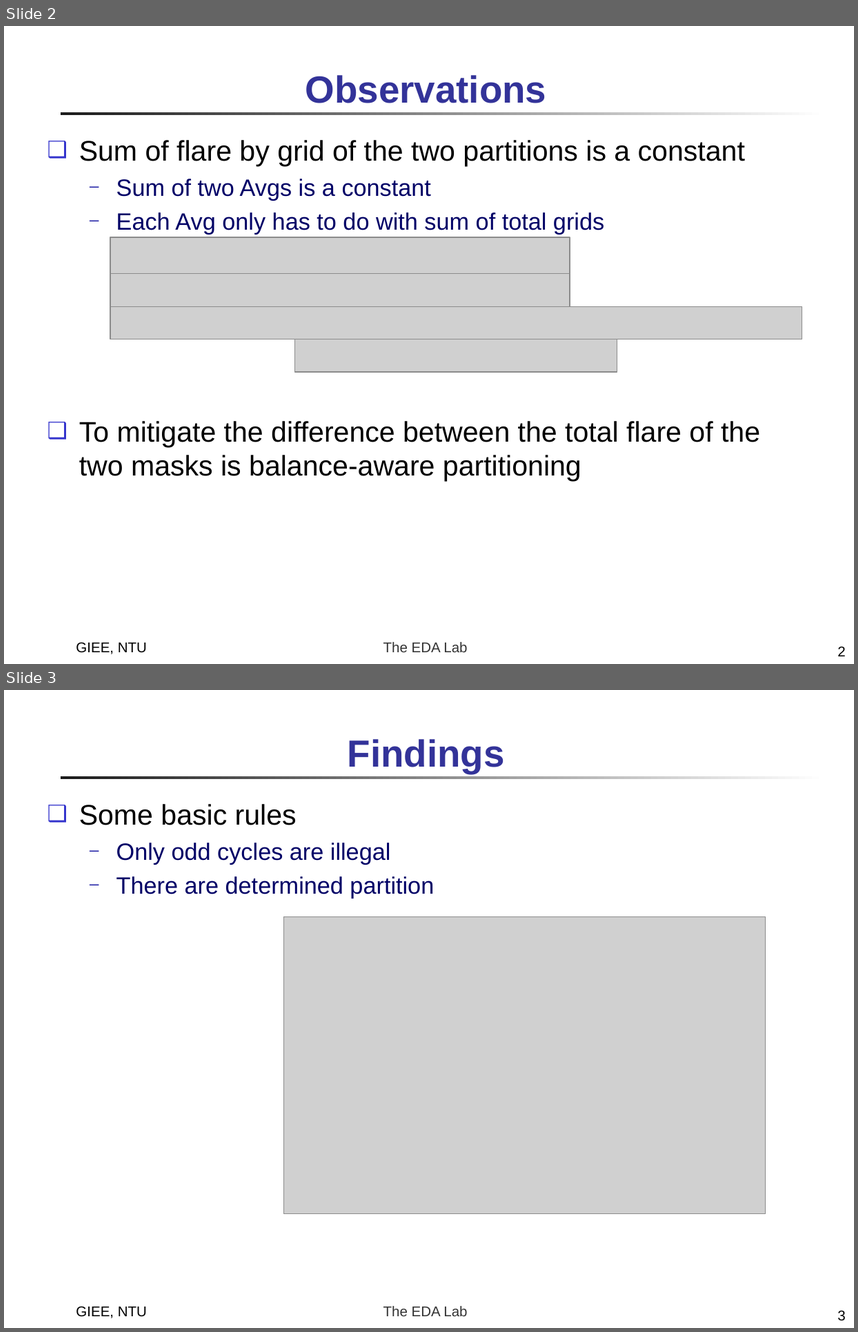
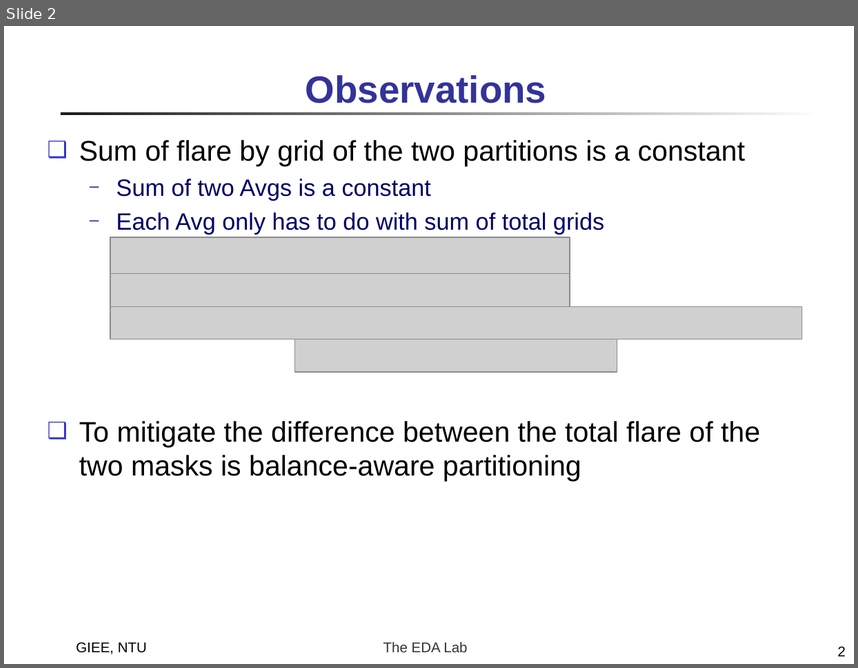
Before and after one commit to doctry/paper, a slide deck: weekly/EUVDP_2021_03_11.ppt. Shown one above the other, each under a label of ours: slides 2 and 3 before the commit, slide 2 after it. The pictures are 858x1332 and 858x668 pixels, drawn with LibreOffice and Linux fonts; fonts in the diff are those of the drawing; grey boxes stand for pictures. Boxes give left, top, right and bottom in pixels: in the first picture for what was removed or moved away, otherwise in the second. Text is boxed around its words. In the diff, an @@ line names an element or a change of style, - is before the commit and + after.

```diff
--- a/weekly/EUVDP_2021_03_11.ppt
+++ b/weekly/EUVDP_2021_03_11.ppt
@@ slide 3 removed at bbox=[4, 690, 854, 1328], background #FFFFFF; not listed: 2 template elements that a slide beside it also shows @@
@@ title removed at bbox=[348, 739, 505, 773] @@
-Findings
@@ text removed at bbox=[79, 804, 434, 898] @@
-❑ Some basic rules
-  ─ Only odd cycles are illegal
-  ─ There are determined partition
@@ picture removed at bbox=[283, 917, 766, 1214] @@
@@ text removed at bbox=[76, 1305, 147, 1318] @@
-GIEE, NTU
@@ page number removed at bbox=[838, 1310, 845, 1321] @@
-3
```
Also in this commit, not shown: 2 slides added.
